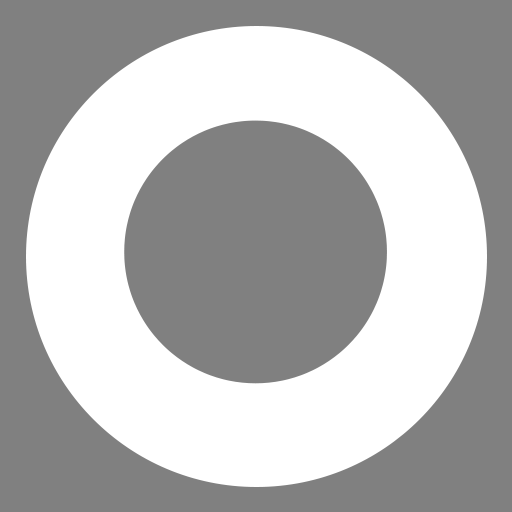
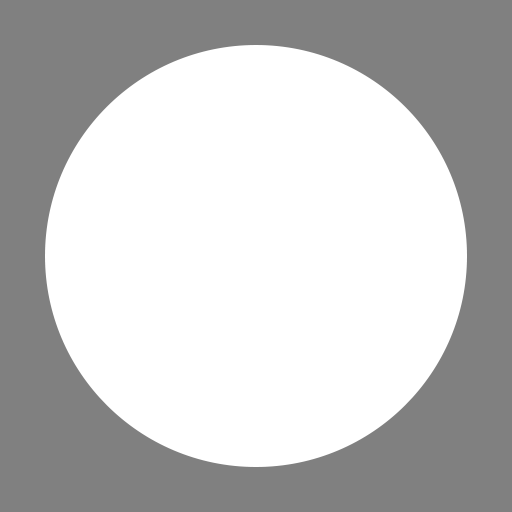
Layers edited between the first and the second 512 x 512 image:
added layer "CoolDown" above "Timer" over box(47, 47, 465, 465)
renamed "Ellipse 1 copy 2" to "Edge", moved it into group "Edge" over box(64, 64, 449, 449)
moved "Ellipse 1" into group "Edge" over box(26, 26, 487, 487)
